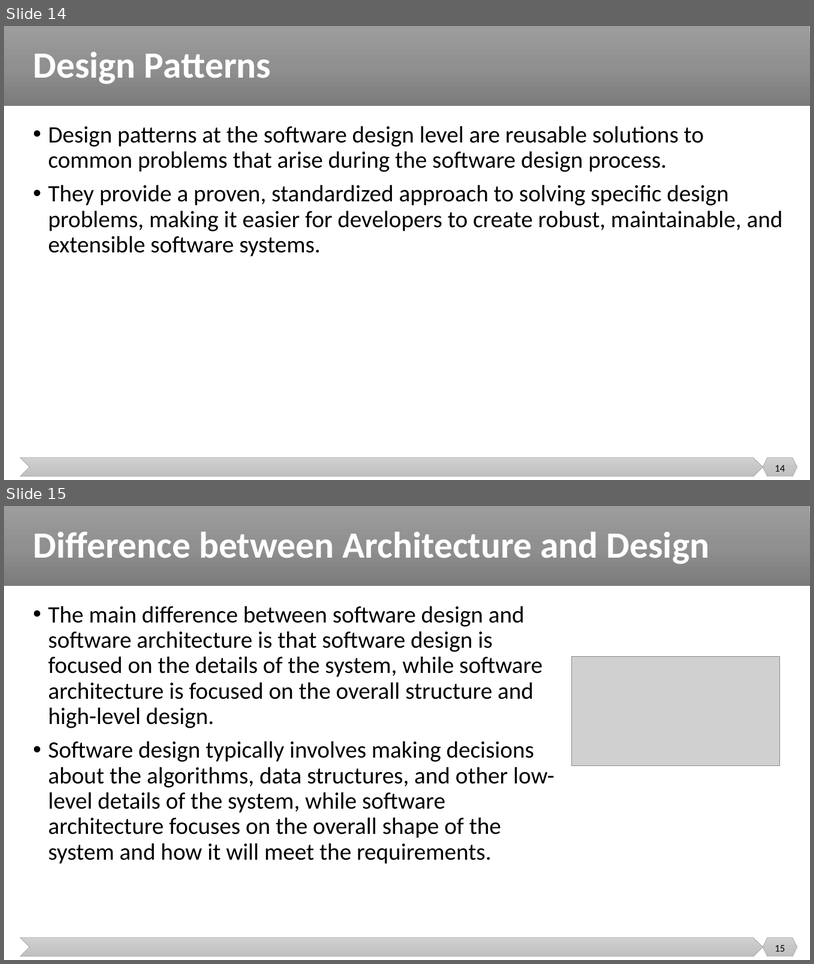
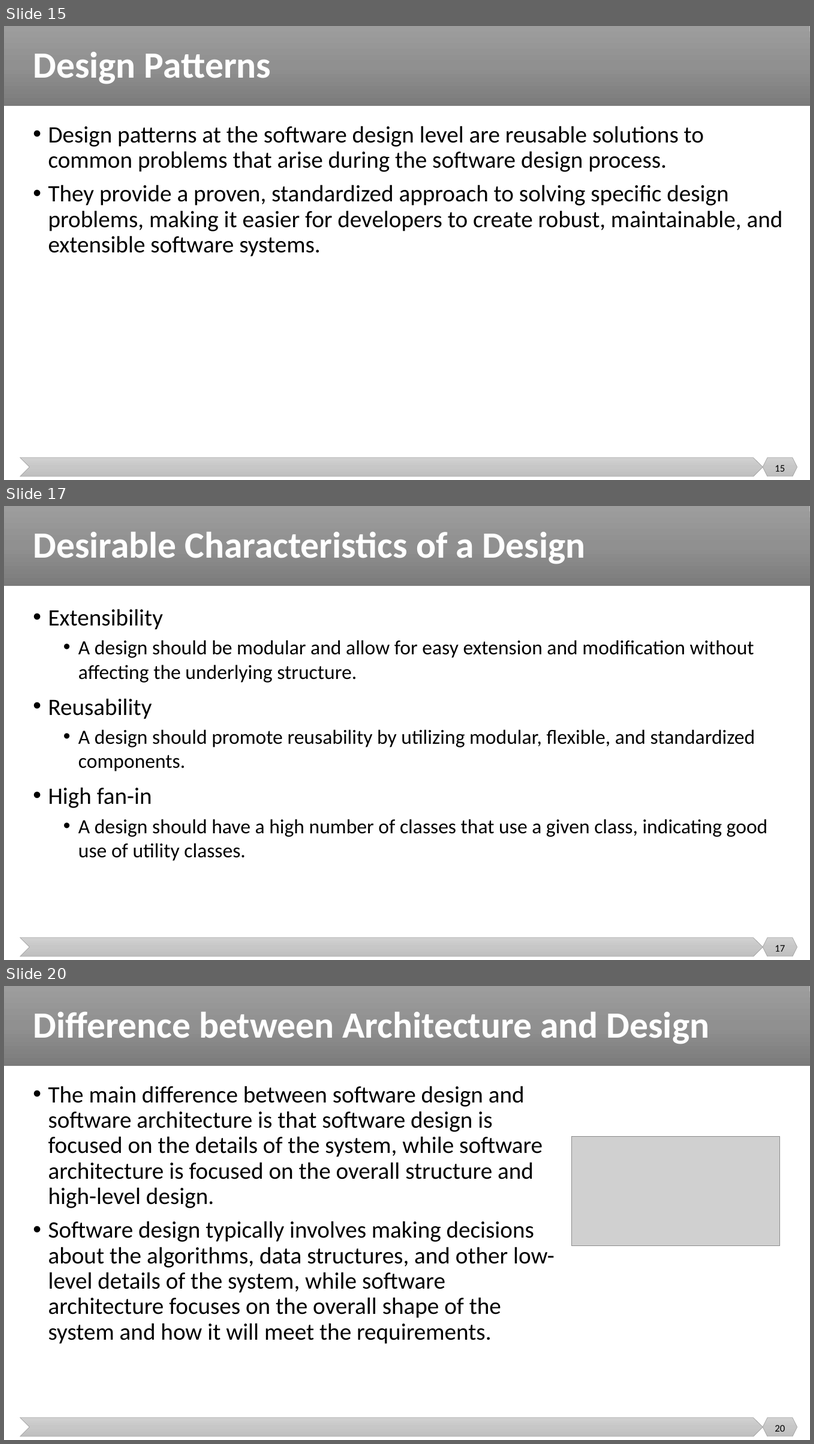
Before and after one commit to malenezi/malenezi, a slide deck: SE499/Lectures/4/Architecture and Design.pptx. Shown one above the other, each under a label of ours: slides 14 and 15 before the commit, slides 15, 17 and 20 after it; the slides between them are not shown. The pictures are 814x964 and 814x1444 pixels, drawn with LibreOffice and Linux fonts; fonts in the diff are those of the drawing; grey boxes stand for pictures. Boxes give left, top, right and bottom in pixels: in the first picture for what was removed or moved away, otherwise in the second. Text is boxed around its words. In the diff, an @@ line names an element or a change of style, - is before the commit and + after.

```diff
--- a/SE499/Lectures/4/Architecture and Design.pptx
+++ b/SE499/Lectures/4/Architecture and Design.pptx
@@ slide 17 added at bbox=[4, 506, 810, 960], background #FFFFFF; not listed: 3 template elements that a slide beside it also shows @@
@@ title added at bbox=[33, 532, 586, 564], 44 pt, text #FFFFFF, bold @@
+Desirable Characteristics of a Design
@@ text added at bbox=[48, 609, 768, 861], 24 pt, text #000000 @@
+• Extensibility
+  • A design should be modular and allow for easy extension and modification without affecting the underlying structure.
+• Reusability
+  • A design should promote reusability by utilizing modular, flexible, and standardized components.
+• High fan-in
+  • A design should have a high number of classes that use a given class, indicating good use of utility classes.
@@ page number added at bbox=[775, 945, 785, 951], 12 pt, text #000000 @@
+17
@@ what was slide 14 is now slide 15 @@
@@ page number at bbox=[775, 465, 785, 471]: text changed @@
-14
+15
@@ what was slide 15 is now slide 20 @@
@@ page number at bbox=[775, 1425, 785, 1431]: text changed @@
-15
+20
```
Also in this commit, not shown: 4 other slides added, 1 other file.
